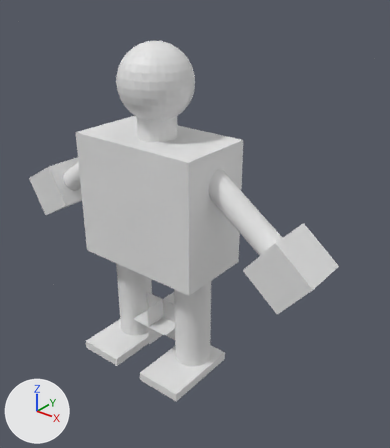
The FBX model Game/res/modelos/Bob.fbx as it was, and as the next commit left it.
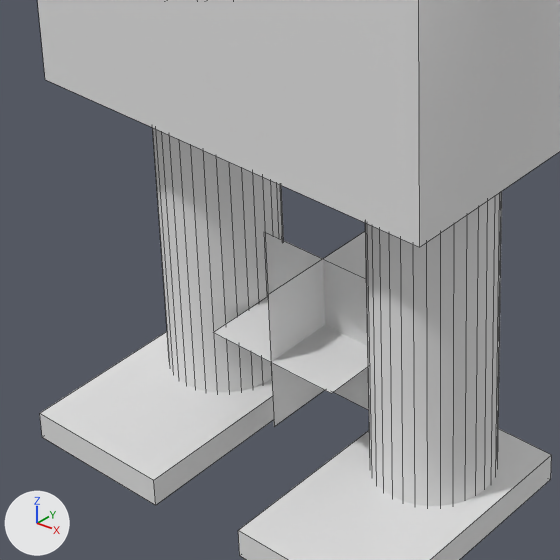
Each version appears first whole from a 50 mm lens placed at (14.22, -15.39, 14.96), pointed at (1.45, 0.57, 5.06), and next in a close-up on the part from 19% to 58% of the width and 51% to 85% of the height. Arrows for +X, +Y and +Z are at lower left; the lights stay in place. The close-ups show mesh edges as thin lines. Where no turn or scale is listed for an object, it has been applied to the vertices.

Before the edit, the objects in view are built like this:
```python
me_cylinder = bpy.data.meshes.new('Cylinder')
me_cylinder.from_pydata(...)  # a 32-sided cylinder along z spanning x -0.8..0.8, y -0.8..0.8, z -2.64..2.64
me_plane_014 = bpy.data.meshes.new('Plane.014')
me_plane_014.from_pydata([(-1.0, -1.0, 0.0), (1.0, -1.0, 0.0), (-1.0, 1.0, 0.0), (1.0, 1.0, 0.0)], [], [(0, 1, 3, 2)])
me_plane_017 = bpy.data.meshes.new('Plane.017')
me_plane_017.from_pydata([(0.0, -1.0, 1.0), (0.0, -1.0, -1.0), (0.0, 1.0, 1.0), (0.0, 1.0, -1.0)], [], [(0, 1, 3, 2)])
me_plane_019 = bpy.data.meshes.new('Plane.019')
me_plane_019.from_pydata([(-1.0, 0.0, -1.0), (1.0, 0.0, -1.0), (-1.0, 0.0, 1.0), (1.0, 0.0, 1.0)], [], [(0, 1, 3, 2)])
ob_pierna_izq = bpy.data.objects.new('Pierna_Izq', me_cylinder)
ob_pierna_izq.location = (-1.78, 0.0, 1.16)
ob_plane_bsp1 = bpy.data.objects.new('Plane_BSP1', me_plane_014)
ob_plane_bsp1.location = (0.0, 0.0, 0.0)
ob_plane_bsp2 = bpy.data.objects.new('Plane_BSP2', me_plane_017)
ob_plane_bsp2.location = (0.0, 0.0, 0.0)
ob_plane_bsp3 = bpy.data.objects.new('Plane_BSP3', me_plane_019)
ob_plane_bsp3.location = (0.0, 0.0, 0.0)
# also in view: 'Pierna_Der' at (1.78, 0.0, 1.16); 'Pata_Der' at (1.78, -0.68, -1.5); 'Torso' at (0.0, 0.0, 5.99); 'Pata_Izq' at (-1.78, -0.68, -1.5)
```
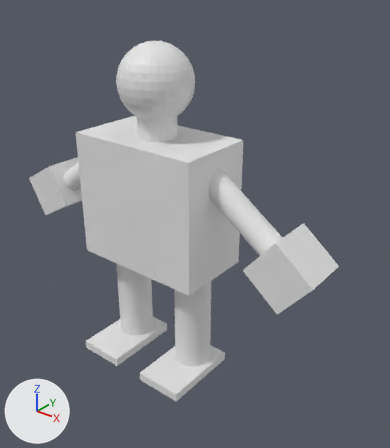
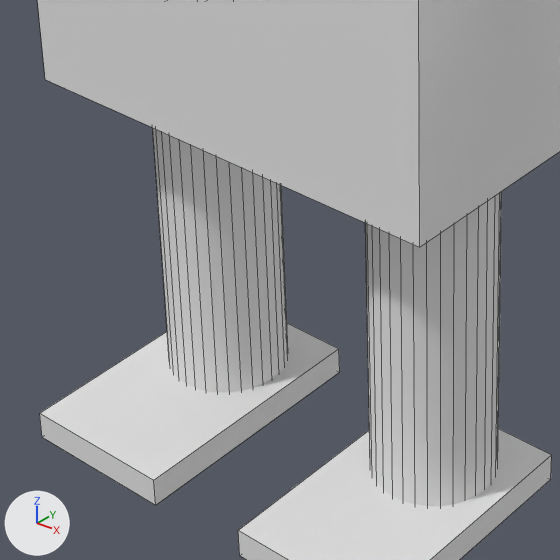
What differs and where, as boxes [x1, y1, x2, y2] in the close-ups (560 x 560 px):
'Plane_BSP2', deleted
    before: [268, 232, 366, 427]
'Plane_BSP1', deleted
    before: [214, 298, 368, 393]
'Plane_BSP3', deleted
    before: [266, 233, 369, 410]

Diff of the bpy script that builds the scene:
```diff
--- a/Game/res/modelos/Bob.fbx.py
+++ b/Game/res/modelos/Bob.fbx.py
@@ ob_plane_bsp1 @@
-ob_plane_bsp1 = bpy.data.objects.new('Plane_BSP1', me_plane_014)
-ob_plane_bsp1.location = (0.0, 0.0, 0.0)
@@ ob_plane_bsp2 @@
-ob_plane_bsp2 = bpy.data.objects.new('Plane_BSP2', me_plane_017)
-ob_plane_bsp2.location = (0.0, 0.0, 0.0)
@@ ob_plane_bsp3 @@
-ob_plane_bsp3 = bpy.data.objects.new('Plane_BSP3', me_plane_019)
-ob_plane_bsp3.location = (0.0, 0.0, 0.0)
```
